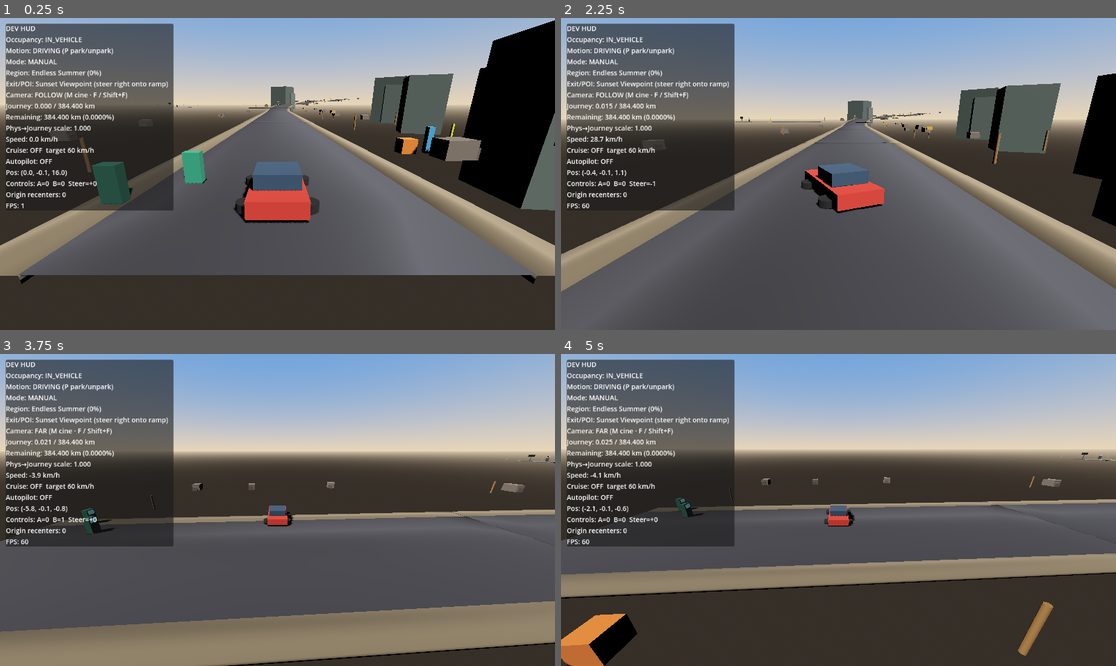
Above: before the commit, frames 1-4 (two rows, left to right).
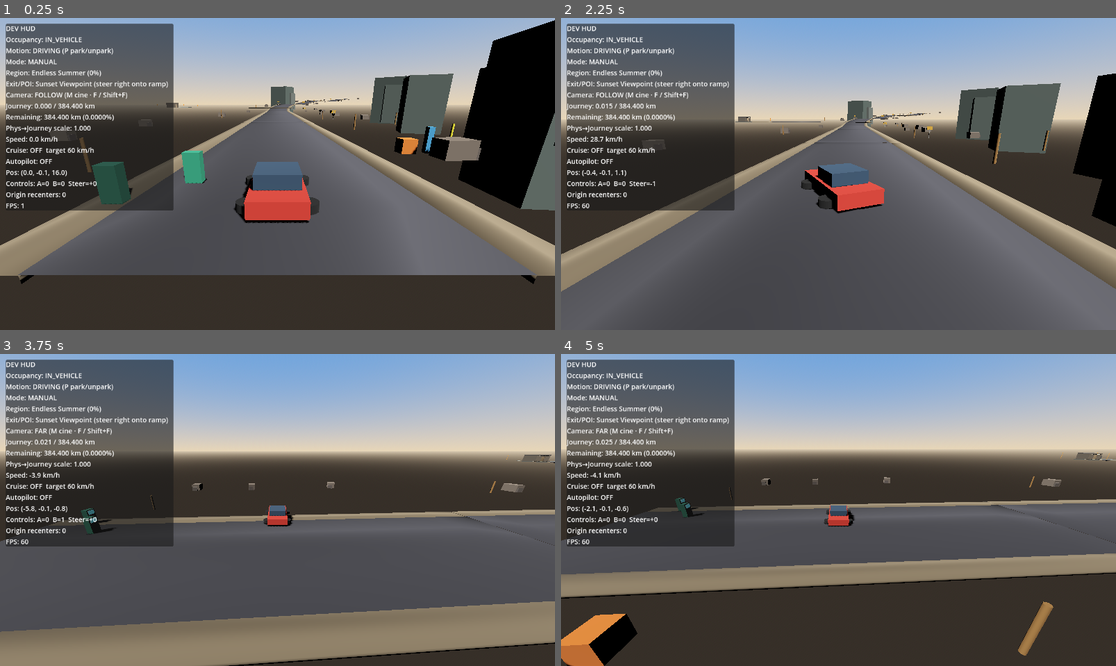
Above: after the commit, the same moments.

Repository: jacquesmoraes/moon-road
Game: Godot game, scene res://scenes/test/DrivingSandbox.tscn
Same seed, same stepped clock (60 frames per second), same inputs: the game is played once before the commit and once after it.
Inputs (mouse positions are in pixels of both pictures, inside the frame that each line leads up to):
- Up to frame 1 (0.25 s): no input
- Up to frame 2 (2.25 s): move the mouse to (810, 236) at 0.52 s; hold W (player_move_forward) 0.53-1.25 s; hold E (player_enter_vehicle) 0.53-1.25 s; click (810, 236) at 0.67 s; drag from (1005, 220) to (810, 236) at 1.27 s; move the mouse to (672, 127) at 2.02 s; hold A (player_move_left) from 2.03 s (still down); tap T (vehicle_autopilot_toggle) at 2.1 s
- Up to frame 3 (3.75 s): release A (player_move_left) at 2.75 s; drag from (305, 510) to (111, 463) at 2.77 s; move the mouse to (194, 432) at 3.52 s; hold S (player_move_backward) from 3.53 s (still down); hold F (vehicle_camera_next) from 3.53 s (still down)
- Up to frame 4 (5 s): release S (player_move_backward) at 4.25 s; release F (vehicle_camera_next) at 4.25 s; drag from (960, 494) to (755, 432) at 4.27 s

The runs differ from the first frame. In frame 1, less than 0.1% of the frame differs, in the area x 29-33%, y 27-29%; in frame 2, less than 0.1%; in frame 3, 0.1%, in the area x 93-100%, y 32-35%; in frame 4, less than 0.1%.

Commit message:
feat: add basic explorable interior
Reusable SmallInterior (Observation Booth) at Sunset Viewpoint with a
walk-through doorway, interior lighting/collision, ObservationLog
interactable, and on-foot camera interior mode plus wall-clip avoidance.

Co-authored-by: jacquesbarrosmoraes <jacquesbarrosmoraes@gmail.com>

Diff:
--- /dev/null
+++ b/scenes/world/SmallInterior.tscn
@@ -0,0 +1,11 @@
+[gd_scene load_steps=2 format=3 uid="uid://bterra_small_interior"]
+
+[ext_resource type="Script" path="res://scripts/world/small_interior.gd" id="1_script"]
+
+[node name="SmallInterior" type="Node3D"]
+script = ExtResource("1_script")
+room_size = Vector3(5, 2.8, 5)
+wall_thickness = 0.2
+doorway_width = 1.3
+doorway_height = 2.2
+building_title = "Observation Booth"
--- a/scenes/world/ViewpointPOI.tscn
+++ b/scenes/world/ViewpointPOI.tscn
@@ -1,7 +1,8 @@
-[gd_scene load_steps=3 format=3]
+[gd_scene load_steps=4 format=3]
 
 [ext_resource type="Script" path="res://scripts/world/viewpoint_poi.gd" id="1_viewpoint"]
 [ext_resource type="PackedScene" uid="uid://bterra_viewpoint_terminal" path="res://scenes/interaction/ViewpointTerminal.tscn" id="2_terminal"]
+[ext_resource type="PackedScene" uid="uid://bterra_small_interior" path="res://scenes/world/SmallInterior.tscn" id="3_interior"]
 
 [node name="ViewpointPOI" type="Node3D"]
 script = ExtResource("1_viewpoint")
@@ -30,3 +31,7 @@
 
 [node name="ViewpointTerminal" parent="." instance=ExtResource("2_terminal")]
 transform = Transform3D(1, 0, 0, 0, 1, 0, 0, 0, 1, 3.2, 0.0, -3.5)
+
+[node name="ObservationBooth" parent="." instance=ExtResource("3_interior")]
+transform = Transform3D(1, 0, 0, 0, 1, 0, 0, 0, 1, -3.8, 0.0, -1.5)
+building_title = "Observation Booth"
--- /dev/null
+++ b/scripts/interaction/observation_log.gd
@@ -0,0 +1,44 @@
+extends Area3D
+class_name ObservationLog
+## Simple interior interactable (duck-typed Interactable API). Placeholder note/log.
+
+signal interacted(actor: Node)
+
+@export var interaction_name: String = "Observation Log"
+@export var interaction_prompt: String = "E — Interagir: Observation Log"
+@export var enabled: bool = true
+@export var interaction_priority: int = 0
+@export var log_message: String = "ObservationLog: horizon notes recorded"
+
+
+func _ready() -> void:
+	collision_layer = 8
+	collision_mask = 0
+	monitoring = false
+	monitorable = true
+
+
+func get_interaction_name() -> String:
+	return interaction_name
+
+
+func get_interaction_prompt() -> String:
+	if interaction_prompt.is_empty():
+		return "E — Interagir: %s" % interaction_name
+	return interaction_prompt
+
+
+func can_interact(_actor: Node = null) -> bool:
+	return enabled and is_inside_tree() and is_visible_in_tree()
+
+
+func interact(actor: Node = null) -> bool:
+	if not can_interact(actor):
+		return false
+	var actor_name := str(actor.name) if actor != null else "unknown"
+	var msg := "%s (actor=%s)" % [log_message, actor_name]
+	print(msg)
+	set_meta("last_interact_message", msg)
+	set_meta("interact_count", int(get_meta("interact_count", 0)) + 1)
+	interacted.emit(actor)
+	return true
--- a/scripts/player/on_foot_camera_controller.gd
+++ b/scripts/player/on_foot_camera_controller.gd
@@ -26,6 +26,14 @@
 @export var follow_smoothing: float = 10.0
 @export var look_at_height: float = 1.35
 @export var fov_third: float = 70.0
+## Pull camera in when a wall sits between pivot and desired pose.
+@export var collision_avoidance: bool = true
+@export var collision_margin: float = 0.25
+@export var collision_mask: int = 1
+
+@export_group("Interior (small rooms)")
+@export var interior_follow_distance: float = 1.75
+@export var interior_follow_height: float = 1.35
 
 @export_group("First person (future)")
 @export var first_person_offset: Vector3 = Vector3(0.0, 1.55, 0.12)
@@ -44,9 +52,18 @@
 var _yaw: float = 0.0
 var _pitch: float = deg_to_rad(-12.0)
 var _initialized: bool = false
+var _interior_active: bool = false
+var _interior_distance: float = 1.75
+var _interior_height: float = 1.35
+var _exterior_follow_distance: float = 4.2
+var _exterior_follow_height: float = 1.65
 
 
 func _ready() -> void:
+	_exterior_follow_distance = follow_distance
+	_exterior_follow_height = follow_height
+	_interior_distance = interior_follow_distance
+	_interior_height = interior_follow_height
 	_resolve_target()
 	if _camera:
 		_camera.current = false
@@ -106,6 +123,7 @@
 		if capture_mouse_when_active:
 			Input.mouse_mode = Input.MOUSE_MODE_CAPTURED
 	else:
+		_interior_active = false
 		if _camera:
 			_camera.current = false
 		if Input.mouse_mode == Input.MOUSE_MODE_CAPTURED:
@@ -155,6 +173,20 @@
 	_initialized = false
 
 
+## Called by InteriorVolume when the player walks into / out of a small room.
+func set_interior_active(active: bool, distance: float = -1.0, height: float = -1.0) -> void:
+	_interior_active = active
+	if distance > 0.0:
+		_interior_distance = distance
+	if height > 0.0:
+		_interior_height = height
+	_initialized = false
+
+
+func is_interior_active() -> bool:
+	return _interior_active
+
+
 func get_camera() -> Camera3D:
 	return _camera
 
@@ -186,15 +218,25 @@
 			_update_third_person(delta)
 
 
+func _effective_follow_distance() -> float:
+	return _interior_distance if _interior_active else _exterior_follow_distance
+
+
+func _effective_follow_height() -> float:
+	return _interior_height if _interior_active else _exterior_follow_height
+
+
 func _update_third_person(delta: float) -> void:
 	var pivot := _target.global_position + Vector3(0.0, look_at_height, 0.0)
-	# Orbit: yaw around up, pitch up/down; camera sits behind the look direction.
+	var dist := _effective_follow_distance()
+	var height := _effective_follow_height()
 	var orbit := Vector3(
 		sin(_yaw) * cos(_pitch),
 		sin(_pitch),
 		cos(_yaw) * cos(_pitch)
 	)
-	var desired := pivot + orbit * follow_distance + Vector3(0.0, follow_height - look_at_height, 0.0)
+	var desired := pivot + orbit * dist + Vector3(0.0, height - look_at_height, 0.0)
+	desired = _avoid_wall_clip(pivot, desired)
 
 	if _initialized:
 		var t := 1.0 - exp(-follow_smoothing * delta)
@@ -208,6 +250,25 @@
 		_camera.fov = fov_third
 		_camera.rotation = Vector3.ZERO
 	_initialized = true
+
+
+func _avoid_wall_clip(pivot: Vector3, desired: Vector3) -> Vector3:
+	if not collision_avoidance:
+		return desired
+	var space := get_world_3d().direct_space_state if get_world_3d() != null else null
+	if space == null:
+		return desired
+	var query := PhysicsRayQueryParameters3D.create(pivot, desired)
+	query.collision_mask = collision_mask
+	query.exclude = []
+	if _target != null:
+		query.exclude = [_target.get_rid()]
+	var hit := space.intersect_ray(query)
+	if hit.is_empty():
+		return desired
+	var hit_pos: Vector3 = hit.get("position", desired)
+	var normal: Vector3 = hit.get("normal", Vector3.UP)
+	return hit_pos + normal * collision_margin
 
 
 func _update_first_person(delta: float) -> void:
--- a/scripts/test/drive_smoke.gd
+++ b/scripts/test/drive_smoke.gd
@@ -395,6 +395,14 @@
 		quit(1)
 		return false
 
+	var booth: Node = vp.find_child("ObservationBooth", true, false)
+	if booth == null:
+		booth = vp.find_child("SmallInterior", true, false)
+	if booth == null:
+		push_error("drive_smoke: ObservationBooth / SmallInterior missing on Sunset Viewpoint")
+		quit(1)
+		return false
+
 	# Unload viewpoint; discovery must remain in logical POISystem.
 	poi_sys.call("despawn_viewpoint", "sunset_viewpoint")
 	await physics_frame
@@ -873,7 +881,7 @@
 	var counts: Dictionary = _road_manager.call("get_active_kind_counts")
 	var elev_counts: Dictionary = _road_manager.call("get_active_elevation_counts")
 	print(
-		"drive_smoke: OK elapsed=%.1fs TRAVEL_MODE cruise_mean=%.2 …(256 unchanged characters)… oot=OK interact=OK viewpoint_terminal=OK"
+		"drive_smoke: OK elapsed=%.1fs TRAVEL_MODE cruise_mean=%.2 …(256 unchanged characters)… oot=OK interact=OK viewpoint_terminal=OK interior=OK"
 		% [
 			_elapsed,
 			mean_speed,
@@ -1256,6 +1264,9 @@
 	if not await _verify_viewpoint_terminal(occupancy, character, foot_cam):
 		return false
 
+	if not await _verify_small_interior(occupancy, character, foot_cam):
+		return false
+
 	# Origin recenter while on foot must shift character + vehicle together.
 	var saved_recenter_dist: float = float(_recenter.get("recenter_distance"))
 	_recenter.set("recenter_distance", 40.0)
@@ -1613,6 +1624,119 @@
 	character.global_transform = _vehicle.call("get_driver_exit_global_transform")
 	await physics_frame
 	print("drive_smoke: viewpoint terminal OK (OFF→ON one-shot, persist across enter/exit)")
+	return true
+
+
+func _verify_small_interior(occupancy: Node, character: CharacterBody3D, foot_cam: Node3D) -> bool:
+	## Walk-in Observation Booth: enter, interact inside, exit; parked car stays put.
+	var poi_sys: Node = root.get_node_or_null("POISystem")
+	if poi_sys == null:
+		push_error("drive_smoke: POISystem missing for interior test")
+		quit(1)
+		return false
+
+	var poi_res: Resource = load("res://resources/world/pois/sunset_viewpoint.tres")
+	var vp_scene: PackedScene = load("res://scenes/world/ViewpointPOI.tscn")
+	if poi_res == null or vp_scene == null:
+		push_error("drive_smoke: could not load viewpoint resources for interior")
+		quit(1)
+		return false
+
+	var parked_origin: Vector3 = _vehicle.global_position
+	var spawn_xf := Transform3D(Basis.IDENTITY, character.global_position + Vector3(8.0, 0.0, -2.0))
+	var scene_root: Node = root.get_child(0) if root.get_child_count() > 0 else root
+	var vp: Node3D = poi_sys.call("spawn_viewpoint", poi_res, spawn_xf, scene_root, vp_scene) as Node3D
+	if vp == null:
+		push_error("drive_smoke: failed to spawn viewpoint for interior")
+		quit(1)
+		return false
+
+	var booth: Node3D = vp.find_child("ObservationBooth", true, false) as Node3D
+	if booth == null:
+		booth = vp.find_child("SmallInterior", true, false) as Node3D
+	if booth == null or not booth.has_method("get_interior_stand_position"):
+		push_error("drive_smoke: ObservationBooth missing methods")
+		quit(1)
+		return false
+
+	var enter_signals := {"n": 0}
+	var exit_signals := {"n": 0}
+	var on_enter := func(_body) -> void:
+		enter_signals["n"] = int(enter_signals["n"]) + 1
+	var on_exit := func(_body) -> void:
+		exit_signals["n"] = int(exit_signals["n"]) + 1
+	booth.player_entered_interior.connect(on_enter)
+	booth.player_exited_interior.connect(on_exit)
+
+	# Walk in through doorway (place just inside interior volume).
+	character.global_position = booth.call("get_interior_stand_position")
+	character.rotation.y = 0.0
+	if foot_cam.has_method("set_look_angles"):
+		foot_cam.call("set_look_angles", 0.0, deg_to_rad(-8.0))
+	for _i in range(16):
+		await physics_frame
+
+	if not bool(booth.call("is_player_inside")):
+		push_error("drive_smoke: player not detected inside ObservationBooth")
+		quit(1)
+		return false
+	if int(enter_signals["n"]) < 1:
+		push_error("drive_smoke: player_entered_interior did not fire")
+		quit(1)
+		return false
+	if foot_cam.has_method("is_interior_active") and not bool(foot_cam.call("is_interior_active")):
+		push_error("drive_smoke: on-foot camera not in interior mode")
+		quit(1)
+		return false
+
+	# Interact with Observation Log inside.
+	var obs_log: Node = booth.call("get_observation_log")
+	if obs_log == null or not obs_log.has_method("interact"):
+		push_error("drive_smoke: ObservationLog missing inside booth")
+		quit(1)
+		return false
+	if not bool(obs_log.call("interact", character)):
+		push_error("drive_smoke: ObservationLog interact failed")
+		quit(1)
+		return false
+	if int(obs_log.get_meta("interact_count", 0)) < 1:
+		push_error("drive_smoke: ObservationLog interact_count not updated")
+		quit(1)
+		return false
+
+	# Walk out.
+	character.global_position = booth.call("get_doorway_exterior_position")
+	for _j in range(16):
+		await physics_frame
+	if bool(booth.call("is_player_inside")):
+		push_error("drive_smoke: player still inside after walking out")
+		quit(1)
+		return false
+	if int(exit_signals["n"]) < 1:
+		push_error("drive_smoke: player_exited_interior did not fire")
+		quit(1)
+		return false
+	if foot_cam.has_method("is_interior_active") and bool(foot_cam.call("is_interior_active")):
+		push_error("drive_smoke: camera still in interior mode outdoors")
+		quit(1)
+		return false
+
+	# Parked car must not have moved.
+	if parked_origin.distance_to(_vehicle.global_position) > 0.5:
+		push_error("drive_smoke: parked vehicle moved during interior explore")
+		quit(1)
+		return false
+	if not bool(_vehicle.call("is_parked")):
+		push_error("drive_smoke: vehicle left PARKED during interior explore")
+		quit(1)
+		return false
+
+	booth.player_entered_interior.disconnect(on_enter)
+	booth.player_exited_interior.disconnect(on_exit)
+	poi_sys.call("despawn_viewpoint", "sunset_viewpoint")
+	character.global_transform = _vehicle.call("get_driver_exit_global_transform")
+	await physics_frame
+	print("drive_smoke: small interior OK (walk-in → interact → walk-out, car stayed)")
 	return true
 
 
--- /dev/null
+++ b/scripts/world/interior_volume.gd
@@ -0,0 +1,74 @@
+extends Area3D
+class_name InteriorVolume
+## Detects the on-foot player inside a small interior and notifies the on-foot camera.
+## Walk-in / walk-out — no teleport, no loading screen.
+
+signal player_entered(body: Node3D)
+signal player_exited(body: Node3D)
+
+@export var camera_path: NodePath
+@export var interior_follow_distance: float = 1.75
+@export var interior_follow_height: float = 1.35
+
+var _camera: Node
+var _inside_count: int = 0
+
+
+func _ready() -> void:
+	monitoring = true
+	monitorable = false
+	collision_layer = 0
+	# On-foot character layer bit (value 4).
+	collision_mask = 4
+	if not body_entered.is_connected(_on_body_entered):
+		body_entered.connect(_on_body_entered)
+	if not body_exited.is_connected(_on_body_exited):
+		body_exited.connect(_on_body_exited)
+	_resolve_camera()
+
+
+func is_player_inside() -> bool:
+	return _inside_count > 0
+
+
+func _on_body_entered(body: Node3D) -> void:
+	if not _is_player(body):
+		return
+	_inside_count += 1
+	if _inside_count == 1:
+		_apply_camera(true)
+		player_entered.emit(body)
+
+
+func _on_body_exited(body: Node3D) -> void:
+	if not _is_player(body):
+		return
+	_inside_count = maxi(_inside_count - 1, 0)
+	if _inside_count == 0:
+		_apply_camera(false)
+		player_exited.emit(body)
+
+
+func _apply_camera(inside: bool) -> void:
+	_resolve_camera()
+	if _camera == null:
+		return
+	if _camera.has_method("set_interior_active"):
+		_camera.call("set_interior_active", inside, interior_follow_distance, interior_follow_height)
+
+
+func _is_player(body: Node) -> bool:
+	if body == null:
+		return false
+	if str(body.name) == "PlayerCharacter":
+		return true
+	if body.has_method("is_control_enabled"):
+		return true
+	return body is CharacterBody3D and body.collision_layer & 4 != 0
+
+
+func _resolve_camera() -> void:
+	if camera_path != NodePath():
+		_camera = get_node_or_null(camera_path)
+	if _camera == null and get_tree() != null and get_tree().current_scene != null:
+		_camera = get_tree().current_scene.find_child("OnFootCameraController", true, false)
--- /dev/null
+++ b/scripts/world/small_interior.gd
@@ -0,0 +1,231 @@
+extends Node3D
+class_name SmallInterior
+## Reusable single-room interior (observation booth / shelter / tech room).
+## Enter/exit by walking through the doorway — no loading screen, no teleport.
+## Placeholders only; swap meshes later without changing the volume/API.
+
+signal player_entered_interior(body: Node3D)
+signal player_exited_interior(body: Node3D)
+
+const InteriorVolumeScript = preload("res://scripts/world/interior_volume.gd")
+const ObservationLogScript = preload("res://scripts/interaction/observation_log.gd")
+
+@export var room_size: Vector3 = Vector3(5.0, 2.8, 5.0)
+@export var wall_thickness: float = 0.2
+@export var doorway_width: float = 1.3
+@export var doorway_height: float = 2.2
+@export var building_title: String = "Observation Booth"
+
+var _built: bool = false
+var _volume: Area3D
+var _log: Node
+
+
+func _ready() -> void:
+	_ensure_built()
+	if _volume != null:
+		if _volume.has_signal("player_entered") and not _volume.player_entered.is_connected(_on_player_entered):
+			_volume.player_entered.connect(_on_player_entered)
+		if _volume.has_signal("player_exited") and not _volume.player_exited.is_connected(_on_player_exited):
+			_volume.player_exited.connect(_on_player_exited)
+
+
+func is_player_inside() -> bool:
+	return _volume != null and _volume.has_method("is_player_inside") and bool(_volume.call("is_player_inside"))
+
+
+func get_interior_volume() -> Area3D:
+	_ensure_built()
+	return _volume
+
+
+func get_observation_log() -> Node:
+	_ensure_built()
+	return _log
+
+
+func get_doorway_exterior_position() -> Vector3:
+	return global_position + Vector3(0.0, 0.05, room_size.z * 0.5 + 1.2)
+
+
+func get_interior_stand_position() -> Vector3:
+	return global_position + Vector3(0.0, 0.05, 0.2)
+
+
+func _on_player_entered(body: Node3D) -> void:
+	player_entered_interior.emit(body)
+
+
+func _on_player_exited(body: Node3D) -> void:
+	player_exited_interior.emit(body)
+
+
+func _ensure_built() -> void:
+	if _built:
+		_resolve_refs()
+		return
+	_build_room()
+	_resolve_refs()
+	_built = true
+
+
+func _resolve_refs() -> void:
+	_volume = get_node_or_null("InteriorVolume") as Area3D
+	_log = get_node_or_null("ObservationLog")
+
+
+func _build_room() -> void:
+	var half := room_size * 0.5
+	var t := wall_thickness
+
+	_add_box_collider(
+		"Floor",
+		Vector3(room_size.x + t * 2.0, t, room_size.z + t * 2.0),
+		Vector3(0.0, -t * 0.5, 0.0),
+		Color(0.32, 0.30, 0.28, 1)
+	)
+	_add_box_collider(
+		"Ceiling",
+		Vector3(room_size.x + t * 2.0, t, room_size.z + t * 2.0),
+		Vector3(0.0, room_size.y + t * 0.5, 0.0),
+		Color(0.28, 0.27, 0.26, 1)
+	)
+	_add_box_collider(
+		"WallBack",
+		Vector3(room_size.x + t * 2.0, room_size.y, t),
+		Vector3(0.0, half.y, -half.z - t * 0.5),
+		Color(0.40, 0.36, 0.32, 1)
+	)
+	_add_box_collider(
+		"WallLeft",
+		Vector3(t, room_size.y, room_size.z),
+		Vector3(-half.x - t * 0.5, half.y, 0.0),
+		Color(0.38, 0.35, 0.31, 1)
+	)
+	_add_box_collider(
+		"WallRight",
+		Vector3(t, room_size.y, room_size.z),
+		Vector3(half.x + t * 0.5, half.y, 0.0),
+		Color(0.38, 0.35, 0.31, 1)
+	)
+
+	var side_w := (room_size.x - doorway_width) * 0.5
+	if side_w > 0.05:
+		_add_box_collider(
+			"WallFrontLeft",
+			Vector3(side_w, room_size.y, t),
+			Vector3(-half.x + side_w * 0.5, half.y, half.z + t * 0.5),
+			Color(0.42, 0.38, 0.33, 1)
+		)
+		_add_box_collider(
+			"WallFrontRight",
+			Vector3(side_w, room_size.y, t),
+			Vector3(half.x - side_w * 0.5, half.y, half.z + t * 0.5),
+			Color(0.42, 0.38, 0.33, 1)
+		)
+	var lintel_h := maxf(room_size.y - doorway_height, 0.2)
+	_add_box_collider(
+		"WallFrontLintel",
+		Vector3(doorway_width, lintel_h, t),
+		Vector3(0.0, doorway_height + lintel_h * 0.5, half.z + t * 0.5),
+		Color(0.42, 0.38, 0.33, 1)
+	)
+
+	if get_node_or_null("InteriorVolume") == null:
+		var vol: Area3D = InteriorVolumeScript.new()
+		vol.name = "InteriorVolume"
+		add_child(vol)
+		var shape := CollisionShape3D.new()
+		shape.name = "CollisionShape3D"
+		var box := BoxShape3D.new()
+		box.size = Vector3(room_size.x - 0.4, room_size.y - 0.3, room_size.z - 0.5)
+		shape.shape = box
+		shape.position = Vector3(0.0, half.y, -0.1)
+		vol.add_child(shape)
+
+	if get_node_or_null("InteriorLight") == null:
+		var light := OmniLight3D.new()
+		light.name = "InteriorLight"
+		light.light_color = Color(1.0, 0.92, 0.78, 1)
+		light.light_energy = 1.6
+		light.omni_range = 7.0
+		light.position = Vector3(0.0, room_size.y - 0.35, 0.0)
+		add_child(light)
+
+	if get_node_or_null("ObservationLog") == null:
+		var log: Area3D = ObservationLogScript.new()
+		log.name = "ObservationLog"
+		log.position = Vector3(0.0, 0.0, -half.z + 0.55)
+		add_child(log)
+		_build_log_visual(log)
+
+	if get_node_or_null("TitleLabel") == null:
+		var title := Label3D.new()
+		title.name = "TitleLabel"
+		title.text = building_title
+		title.font_size = 42
+		title.pixel_size = 0.01
+		title.position = Vector3(0.0, doorway_height + 0.35, half.z + t + 0.05)
+		title.modulate = Color(0.9, 0.85, 0.7, 1)
+		add_child(title)
+
+
+func _build_log_visual(log: Node3D) -> void:
+	var col := CollisionShape3D.new()
+	col.name = "CollisionShape3D"
+	var sphere := SphereShape3D.new()
+	sphere.radius = 0.9
+	col.shape = sphere
+	col.position = Vector3(0.0, 1.0, 0.0)
+	log.add_child(col)
+
+	var pedestal := MeshInstance3D.new()
+	pedestal.name = "Pedestal"
+	var cyl := CylinderMesh.new()
+	cyl.top_radius = 0.25
+	cyl.bottom_radius = 0.3
+	cyl.height = 0.9
+	pedestal.mesh = cyl
+	pedestal.position = Vector3(0.0, 0.45, 0.0)
+	var ped_mat := StandardMaterial3D.new()
+	ped_mat.albedo_color = Color(0.25, 0.22, 0.2, 1)
+	pedestal.material_override = ped_mat
+	log.add_child(pedestal)
+
+	var book := MeshInstance3D.new()
+	book.name = "Book"
+	var box := BoxMesh.new()
+	box.size = Vector3(0.45, 0.08, 0.35)
+	book.mesh = box
+	book.position = Vector3(0.0, 0.95, 0.0)
+	var book_mat := StandardMaterial3D.new()
+	book_mat.albedo_color = Color(0.55, 0.28, 0.18, 1)
+	book.material_override = book_mat
+	log.add_child(book)
+
+
+func _add_box_collider(wall_name: String, size: Vector3, pos: Vector3, color: Color) -> void:
+	if get_node_or_null(wall_name) != null:
+		return
+	var body := StaticBody3D.new()
+	body.name = wall_name
+	body.collision_layer = 1
+	body.collision_mask = 0
+	add_child(body)
+	var col := CollisionShape3D.new()
+	col.name = "CollisionShape3D"
+	var shape := BoxShape3D.new()
+	shape.size = size
+	col.shape = shape
+	body.add_child(col)
+	body.position = pos
+
+	var mesh := MeshInstance3D.new()
+	mesh.name = "MeshInstance3D"
+	var box := BoxMesh.new()
+	box.size = size
+	mesh.mesh = box
+	var mat := StandardMaterial3D.new()
+	mat.albedo_color = color
+	mesh.material_override = mat
+	body.add_child(mesh)
